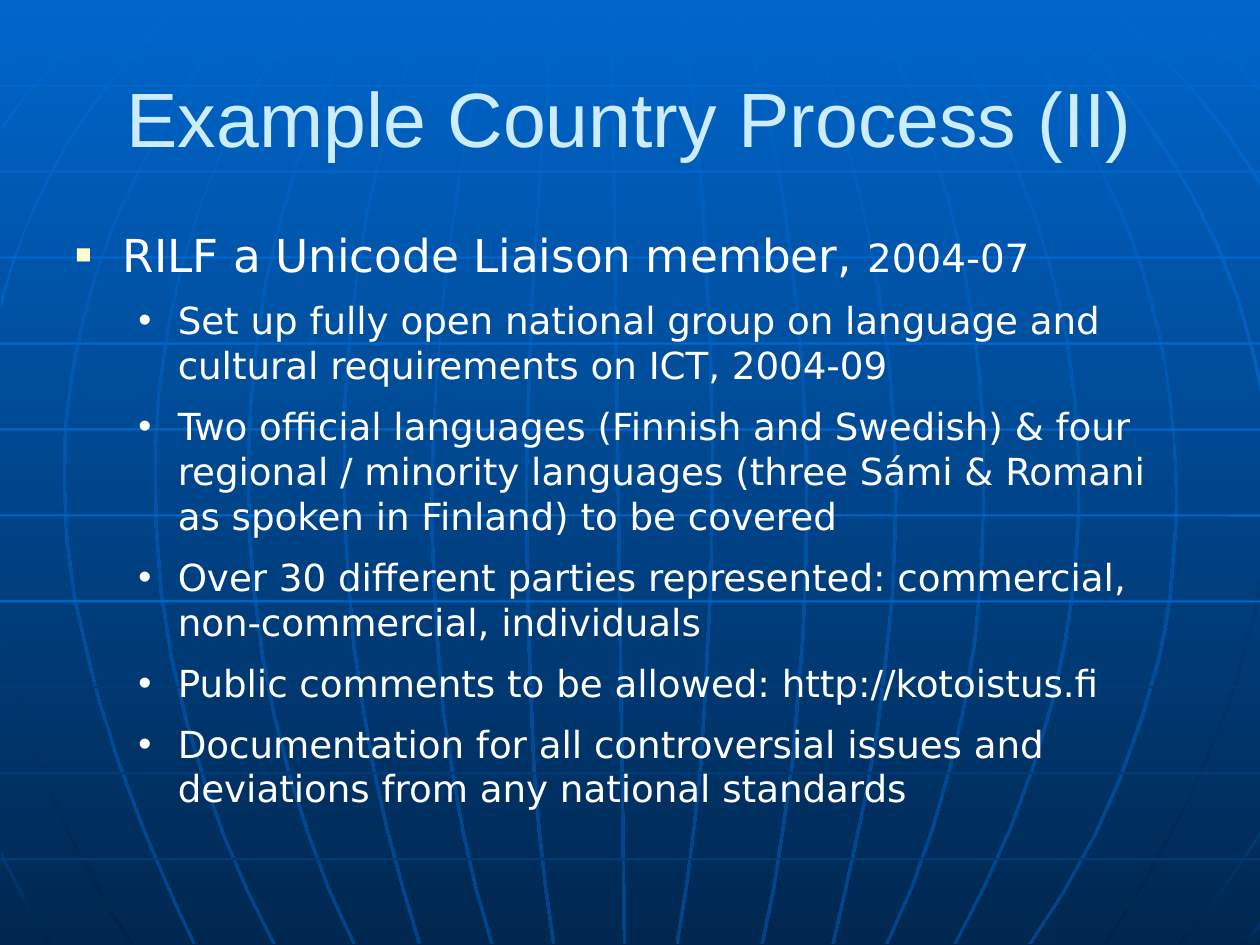
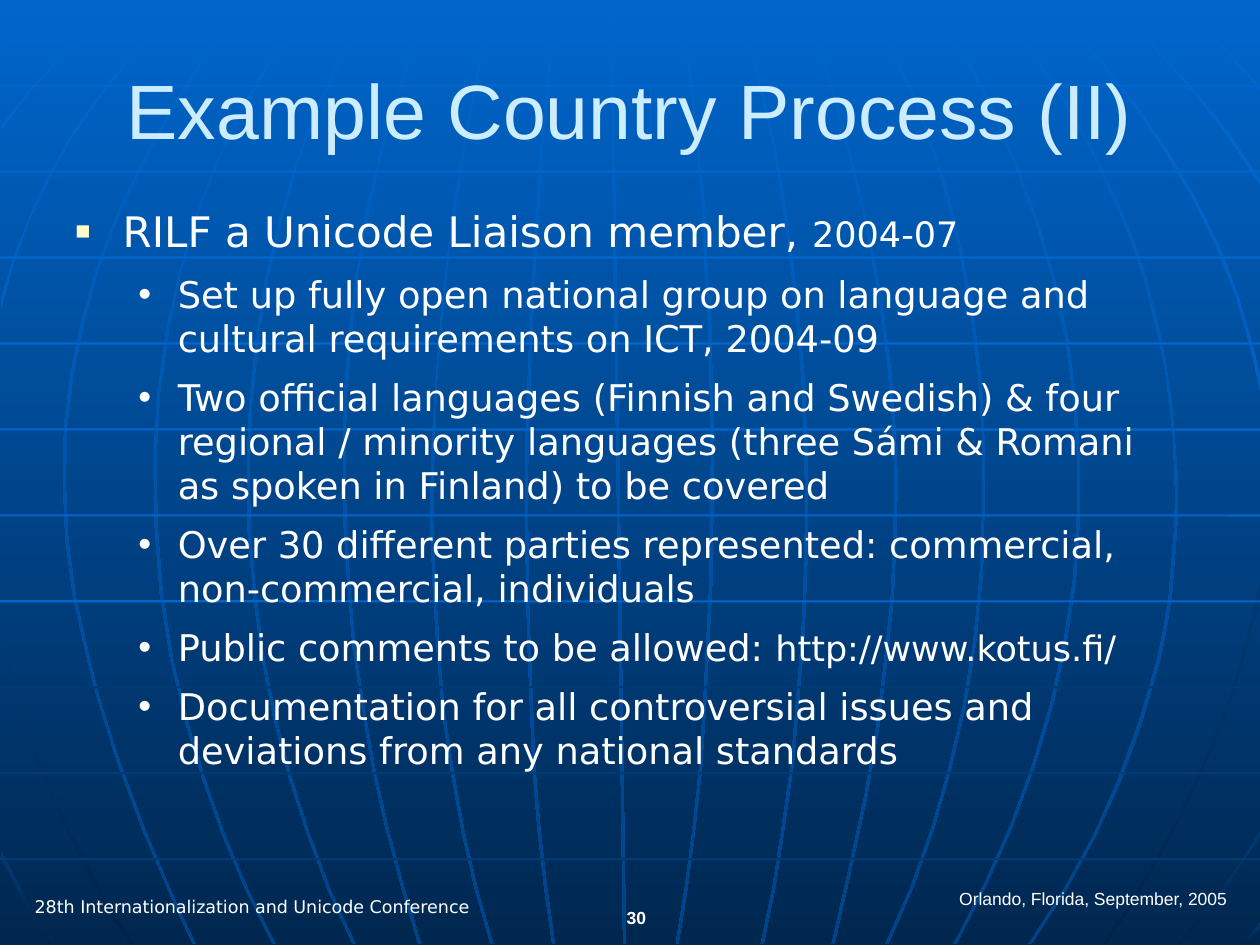
Before and after one commit to michkovsky/cldr, a slide deck: slide 30 of docs/presentations/cldr_overview.ppt (slide 19 before the commit). Drawn at 1260x945 pixels with LibreOffice and Linux fonts; fonts in the diff are those of the drawing. Boxes give left, top, right and bottom in pixels: in the first picture for what was removed or moved away, otherwise in the second. Text is boxed around its words. In the diff, an @@ line names an element or a change of style, - is before the commit and + after.

```diff
--- a/docs/presentations/cldr_overview.ppt
+++ b/docs/presentations/cldr_overview.ppt
@@ title "Example Country Process (II)": place and size @@
-title "Example Country Process (II)" at (127,91,1132,162)
+title "Example Country Process (II)" at (127,83,1132,154)
@@ text "RILF a Unicode Liaison member, ...": place and size @@
-text "RILF a Unicode Liaison member, ..." at (123,237,1145,810)
+text "RILF a Unicode Liaison member, ..." at (123,215,1134,772)
@@ text at (123,215,1134,772): size 25.9 to 24 pt in "RILF a Unicode Liaison member,"; size 22.2 to 20 pt in "2004-07"; size 21.3 to 21 pt in "Set up fully open national group on ...", "Two official languages (Finnish and Swedish) & ...", "Over 30 different parties represented: commercial, non-comme ...", "Documentation for all controversial issues and deviations ..."; less space between paragraphs @@
@@ text at (178,631,1116,669): text changed; size 21.3 to 21 pt @@
-  • Public comments to be allowed: http://kotoistus.fi
+  • Public comments to be allowed: http://www.kotus.fi/
@@ text added at (959,892,1227,910), 10 pt, text #FFFFFF @@
+Orlando, Florida, September, 2005
@@ text added at (35,900,470,918), 10 pt, text #FFFFFF @@
+28th Internationalization and Unicode Conference
@@ page number added at (627,912,646,924), 10 pt, text #FFFFFF, bold @@
+30
```
Also in this commit, not shown: 14 other slides changed, 16 slides added, 5 slides removed.
